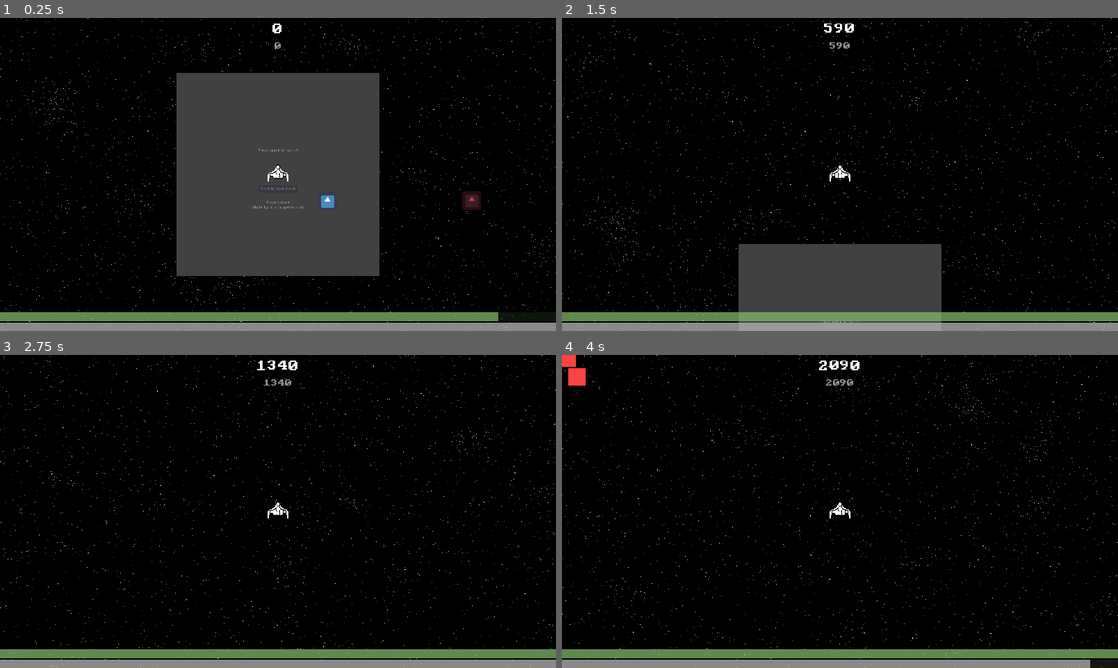
Above: before the commit, frames 1-4 (two rows, left to right).
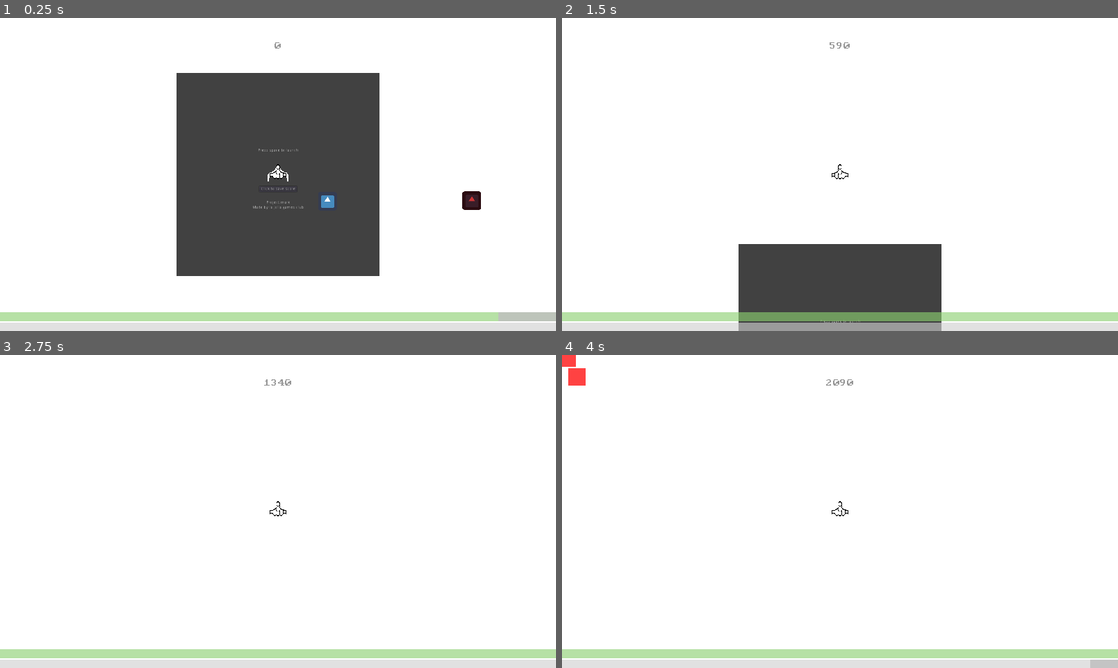
Above: after the commit, the same moments.

Repository: lajollagamesclub/project-mark
Game: Godot game, scene res://Main.tscn
Same seed, same stepped clock (60 frames per second), same inputs: the game is played once before the commit and once after it. The engine's default icon, where the game draws it, is replaced by a stand-in: a white triangle on a blue panel in a dark square.
Inputs:
- Up to frame 1 (0.25 s): no input
- Up to frame 2 (1.5 s): tap Space (g_reset) at 0.5, 1.25 s; hold E (g_dash_right) 0.53-1.28 s; hold S (g_down) from 1.28 s (still down)
- Up to frame 3 (2.75 s): tap Space (g_reset) at 2 s; release S (g_down) at 2.03 s; hold E (g_dash_right) from 2.03 s (still down)
- Up to frame 4 (4 s): tap Space (g_reset) at 2.75, 3.5 s; release E (g_dash_right) at 2.78 s; hold Up (g_fire_up) 2.78-3.53 s; hold Q (g_dash_left) from 3.53 s (still down)

The runs differ from the first frame. In frame 1, 76% of the frame differs, in the area x 0-100%, y 0-100%; in frame 2, 90%; in frame 3, 100%; in frame 4, 99%.

Commit message:
Simplify stars

Diff:
--- a/src/Main.tscn
+++ b/src/Main.tscn
@@ -24,6 +24,7 @@
 shader_param/offset = Vector2( 800, 300 )
 shader_param/relative_motion = 1.2
 shader_param/star_size = 2.7
+shader_param/density = 3.0
 
 [sub_resource type="ShaderMaterial" id=2]
 shader = ExtResource( 4 )
@@ -31,6 +32,7 @@
 shader_param/offset = Vector2( 1500, 700 )
 shader_param/relative_motion = 1.4
 shader_param/star_size = 2.7
+shader_param/density = 3.0
 
 [sub_resource type="Curve" id=3]
 min_value = 0.1
@@ -63,9 +65,7 @@
 visible = false
 
 [node name="StarryBackground" parent="StarsPerformanceSwitcher/HighPerformanceStars" instance=ExtResource( 3 )]
-relative_motion = 1.0
 parallax_scale = 0.7
-offset = Vector2( 0, 0 )
 
 [node name="StarryBackground2" parent="StarsPerformanceSwitcher/HighPerformanceStars" instance=ExtResource( 3 )]
 material = SubResource( 1 )
--- a/src/StarryBackground.shader
+++ b/src/StarryBackground.shader
@@ -5,6 +5,7 @@
 uniform vec2 offset = vec2(0.0);
 uniform float relative_motion = 1.0;
 uniform float star_size = 1.0;
+uniform float density = 1.0;
 
 // Dave Hoskins hash functions
 vec4 hash42(vec2 p)
@@ -43,35 +44,35 @@
 
     // Tiling:
     vec2 pi;
-    du *= count;    p *= count;
+    du *= count/density;    p *= count/density;
     pi  = floor(p); p  = fract(p)-0.5;
 
     // Randomize position, brightness and spectrum:
     vec4 h = hash42(pi);
 
     // Resolution independent radius:
-    float s = brightness*(0.7+0.6*h.z)*smoothstep(0.8*du, -0.2*du, length(p+0.9*h.xy) - size*du);
+    float s = step(0.3, brightness*(0.7+0.6*h.z)*smoothstep(0.8*du, -0.2*du, length(p+0.9*h.xy) - size*du));
 
-    return s*mix(mix(vec3(1.), cold, min(1.,-2.*h.w)), hot, max(0.,2.*h.w));
+    return s*vec3(1.0);
 }
 
 vec3 StarField(vec2 p, float du)
 {
     vec3 c;
-    c  = StarFieldLayer(p, du, 25.0, 0.18, 0.5);
-    c += StarFieldLayer(p, du, 15.0, 0.25, 0.5);
-    c += StarFieldLayer(p, du, 12.0, 0.50, 0.5);
+//    c  = StarFieldLayer(p, du, 25.0, 1.0, 0.5);
+//    c += StarFieldLayer(p, du, 15.0, 1.0, 0.5);
+    c += StarFieldLayer(p, du, 12.0, 1.0, 0.5);
     c += StarFieldLayer(p, du,  5.0, 1.00, 0.5);
     c += StarFieldLayer(p, du,  3.0, 1.00, 0.9);
 
     // Cluster:
     float s = 3.5*(max(0.2, Gradient2D(2.0*p*vec2(1.2,1.9)))-0.2)/(1.0-0.2);
-    c += s*StarFieldLayer(p, du, 160.0, 0.10, 0.5);
-    c += s*StarFieldLayer(p, du,  80.0, 0.15, 0.5);
-    c += s*StarFieldLayer(p, du,  40.0, 0.25, 0.5);
-    c += s*StarFieldLayer(p, du,  30.0, 0.50, 0.5);
-    c += s*StarFieldLayer(p, du,  20.0, 1.00, 0.5);
-    c += s*StarFieldLayer(p, du,  10.0, 1.00, 0.9);
+//    c += s*StarFieldLayer(p, du, 160.0, 1.0, 0.5);
+//    c += s*StarFieldLayer(p, du,  80.0, 1.0, 0.5);
+    c += s*StarFieldLayer(p, du,  40.0, 1.0, 0.5);
+//    c += s*StarFieldLayer(p, du,  30.0, 1.0, 0.5);
+//    c += s*StarFieldLayer(p, du,  20.0, 1.00, 0.5);
+//    c += s*StarFieldLayer(p, du,  10.0, 1.00, 0.9);
 
     c *= 1.3;
 
--- a/src/StarryBackground.tscn
+++ b/src/StarryBackground.tscn
@@ -9,6 +9,7 @@
 shader_param/offset = Vector2( 0, 0 )
 shader_param/relative_motion = 1.0
 shader_param/star_size = 2.7
+shader_param/density = 3.0
 
 [node name="StarryBackground" type="Node2D"]
 material = SubResource( 1 )
